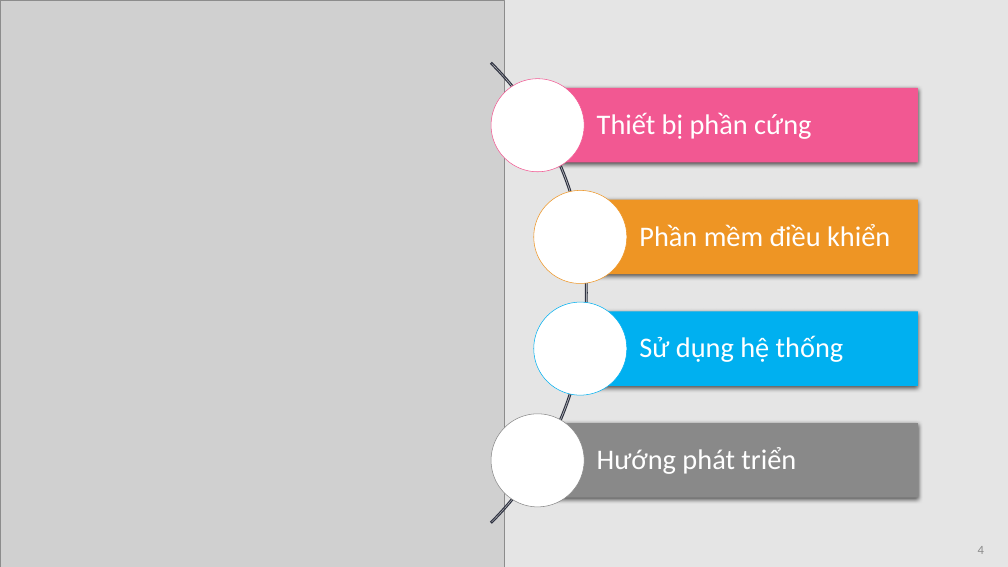
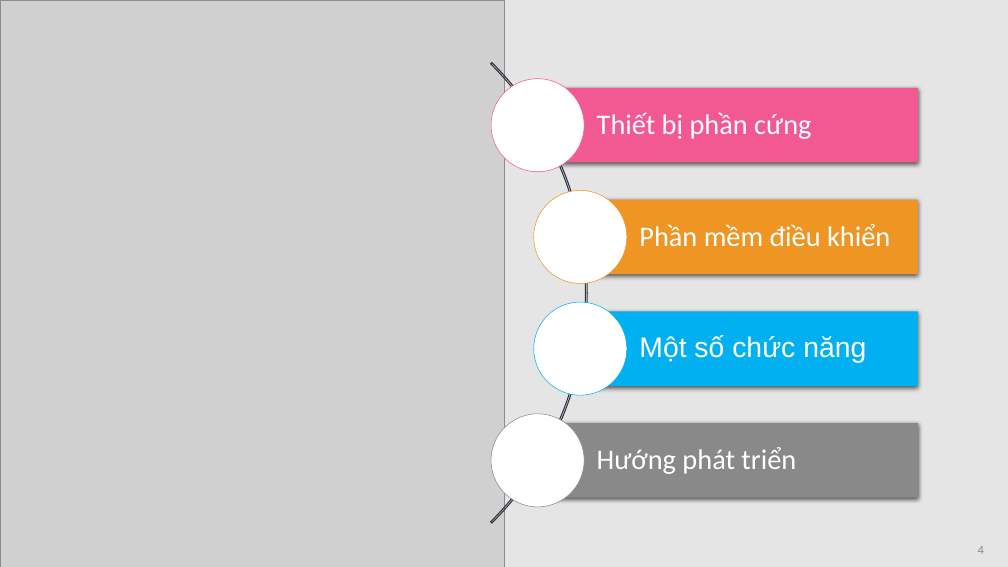
Before and after one commit to ngocphong260899/ThucTapTotNghiep, a slide deck: slide 4 of BaoCao.pptx. Drawn at 1008x567 pixels with LibreOffice and Linux fonts; fonts in the diff are those of the drawing; grey boxes stand for pictures. Boxes give left, top, right and bottom in pixels: in the first picture for what was removed or moved away, otherwise in the second. Text is boxed around its words. In the diff, an @@ line names an element or a change of style, - is before the commit and + after.

```diff
--- a/BaoCao.pptx
+++ b/BaoCao.pptx
@@ text in freeform shape at <box>639,335,866,363</box>: text changed; font Calibri to Arial @@
-Sử dụng hệ thống
+Một số chức năng
```
Also in this commit, not shown: 8 other slides changed, 1 slide added, 41 other files.
